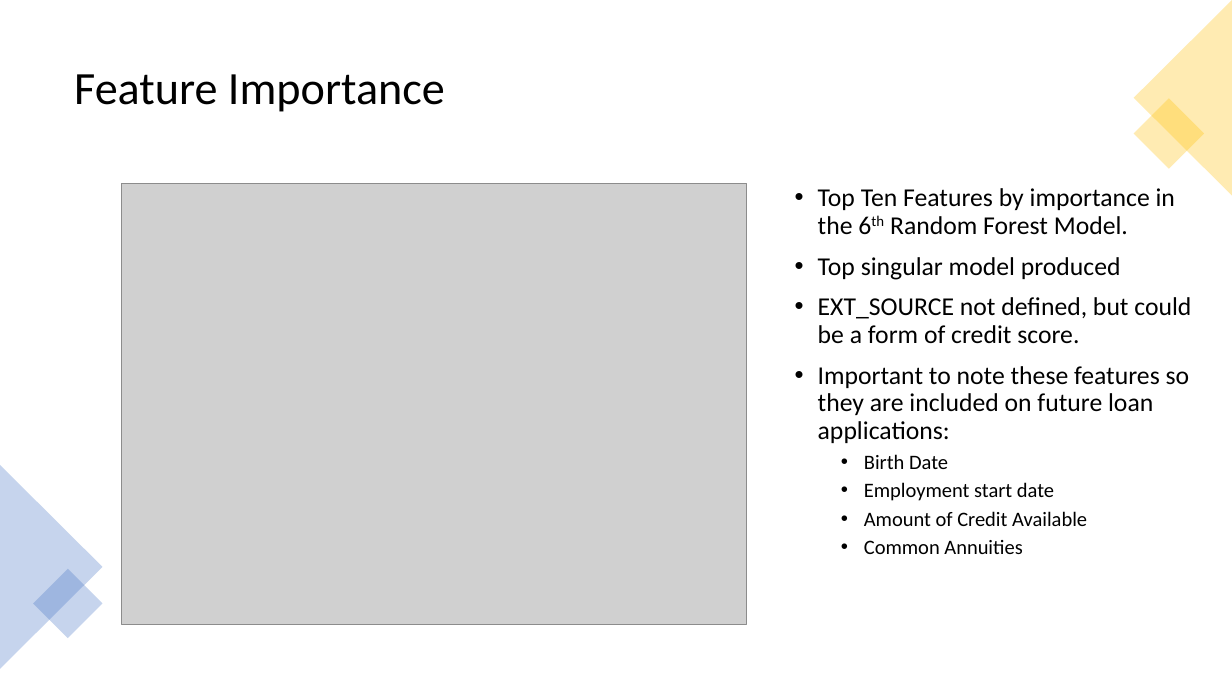
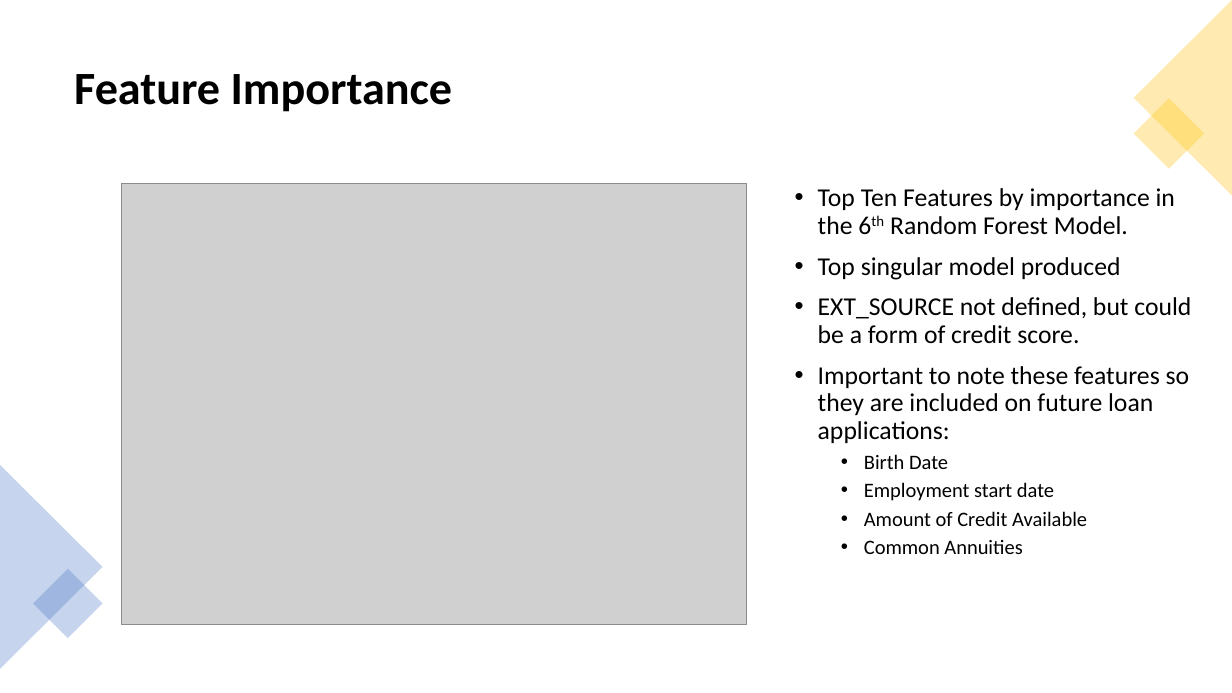
Before and after one commit to jpetoskey/Loan_App_Amended, a slide deck: slide 9 of Loan_App.pptx. Drawn at 1232x693 pixels with LibreOffice and Linux fonts; fonts in the diff are those of the drawing; grey boxes stand for pictures. Boxes give left, top, right and bottom in pixels: in the first picture for what was removed or moved away, otherwise in the second. Text is boxed around its words. In the diff, an @@ line names an element or a change of style, - is before the commit and + after.

```diff
--- a/Loan_App.pptx
+++ b/Loan_App.pptx
@@ title "Feature Importance" at <box>74,74,452,112</box>: bold on @@
```
Also in this commit, not shown: 10 other slides changed, 1 other file.
